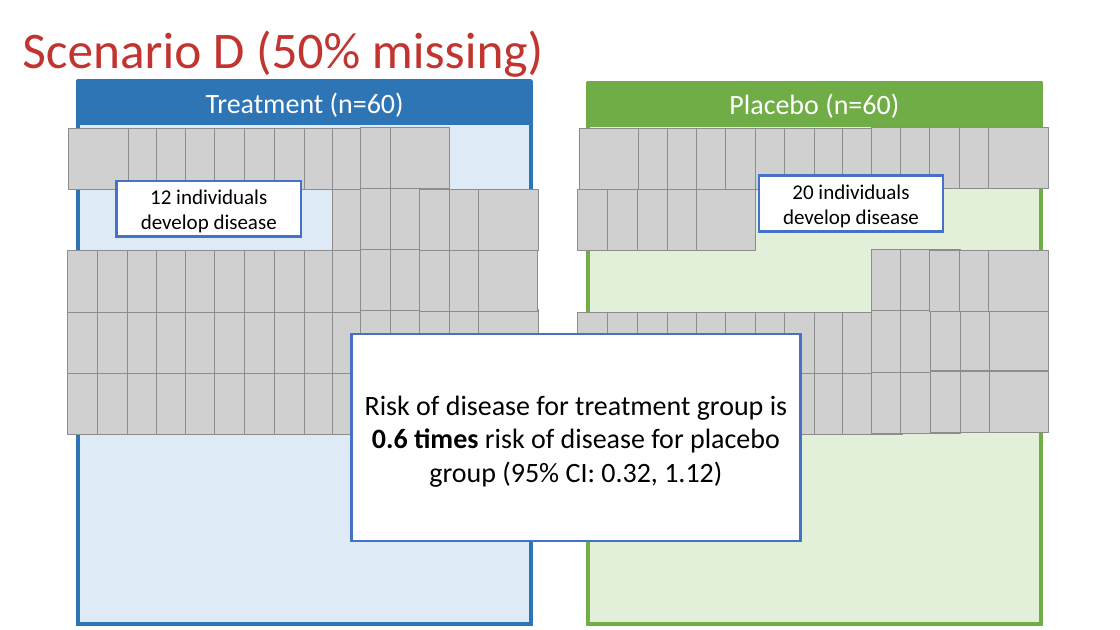
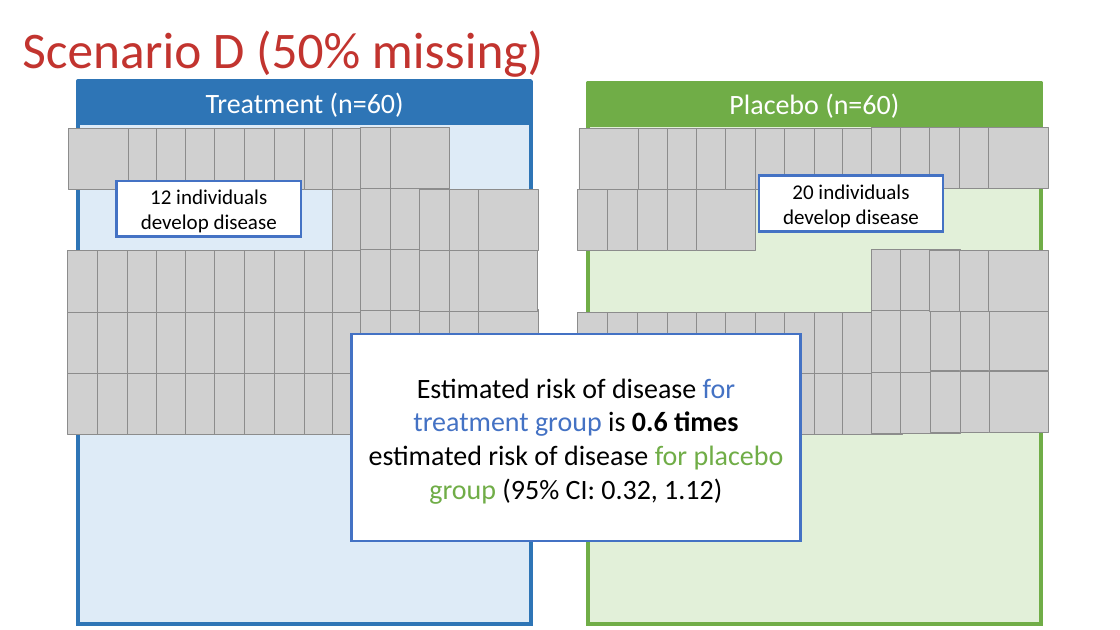
Before and after one commit to nwakim/BSTA_513_26S, a slide deck: slide 20 of docs/lessons/17_Missing_data/17_Missing_data.pptx (slide 24 before the commit). Drawn at 1120x630 pixels with LibreOffice and Linux fonts; fonts in the diff are those of the drawing; grey boxes stand for pictures. Boxes give left, top, right and bottom in pixels: in the first picture for what was removed or moved away, otherwise in the second. Text is boxed around its words. In the diff, an @@ line names an element or a change of style, - is before the commit and + after.

Commit message:
adding missing data

```diff
--- a/docs/lessons/17_Missing_data/17_Missing_data.pptx
+++ b/docs/lessons/17_Missing_data/17_Missing_data.pptx
@@ text in rectangle at [369, 378, 784, 504]: text changed @@
-Risk of disease for treatment group is 0.6 times risk of disease for placebo group (95% CI: 0.32, 1.12)
+Estimated risk of disease for treatment group is 0.6 times estimated risk of disease for placebo group (95% CI: 0.32, 1.12)
```
Also in this commit, not shown: 19 other slides changed, 5 slides removed, 12 other files.
